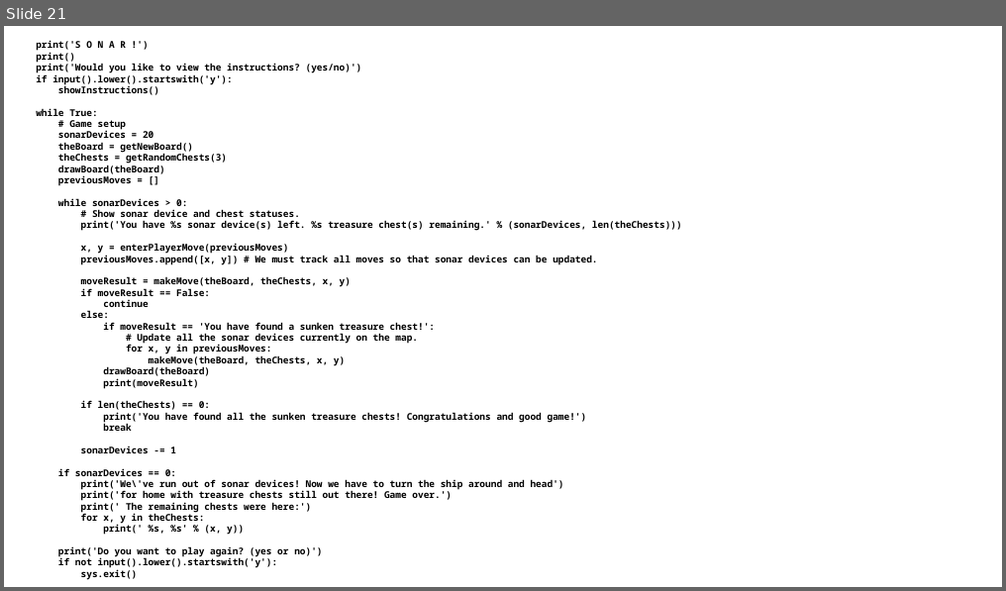
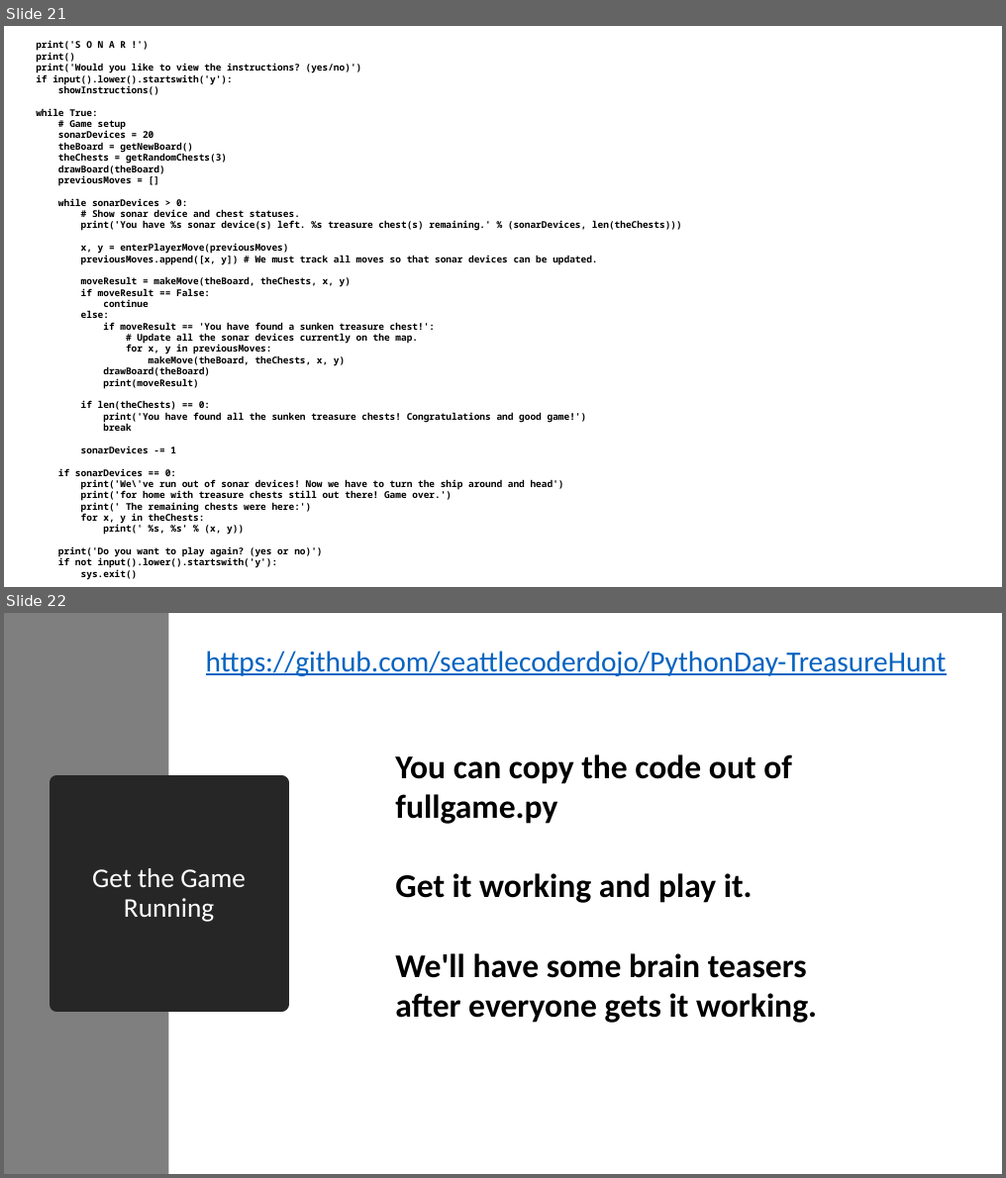
Before and after one commit to seattlecoderdojo/PythonDay-TreasureHunt, a slide deck: Python Day - Intermediate.pptx. Shown one above the other, each under a label of ours: slide 21 before the commit, slides 21 and 22 after it. The pictures are 1006x591 and 1006x1178 pixels, drawn with LibreOffice and Linux fonts; fonts in the diff are those of the drawing. Boxes give left, top, right and bottom in pixels: in the first picture for what was removed or moved away, otherwise in the second. Text is boxed around its words. In the diff, an @@ line names an element or a change of style, - is before the commit and + after.

```diff
--- a/Python Day - Intermediate.pptx
+++ b/Python Day - Intermediate.pptx
@@ slide 22 added at (4,613,1002,1174), background #FFFFFF @@
@@ rectangle added at (4,613,168,1174), fill #7F7F7F @@
@@ text added at (206,651,946,676), 28 pt, text #0563C1, underline @@
+https://github.com/seattlecoderdojo/PythonDay-TreasureHunt
@@ text added at (395,755,817,1023), 32 pt, text #000000, bold @@
+You can copy the code out of
+fullgame.py
+Get it working and play it.
+We'll have some brain teasers
+after everyone gets it working.
@@ title added at (56,783,282,1004), fill #262626, outline #262626 13.75 pt, 26 pt, text #FFFFFF @@
+Get the Game Running
```
Also in this commit, not shown: 1 other slide added, 1 other file.
